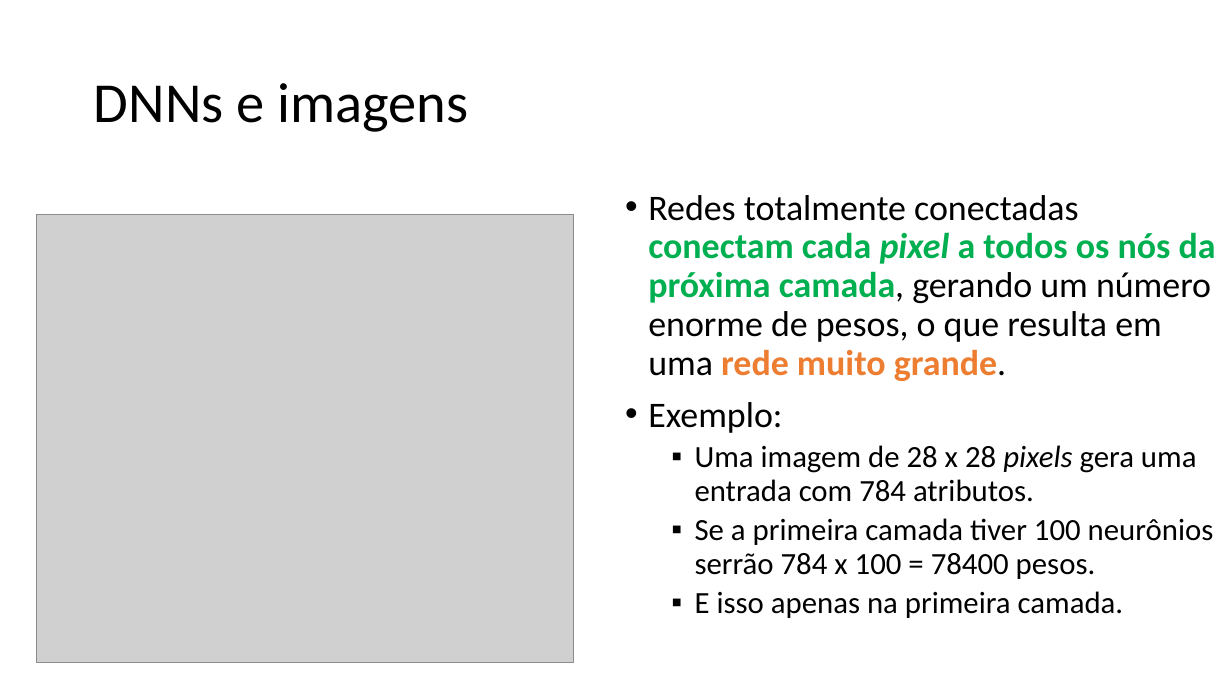
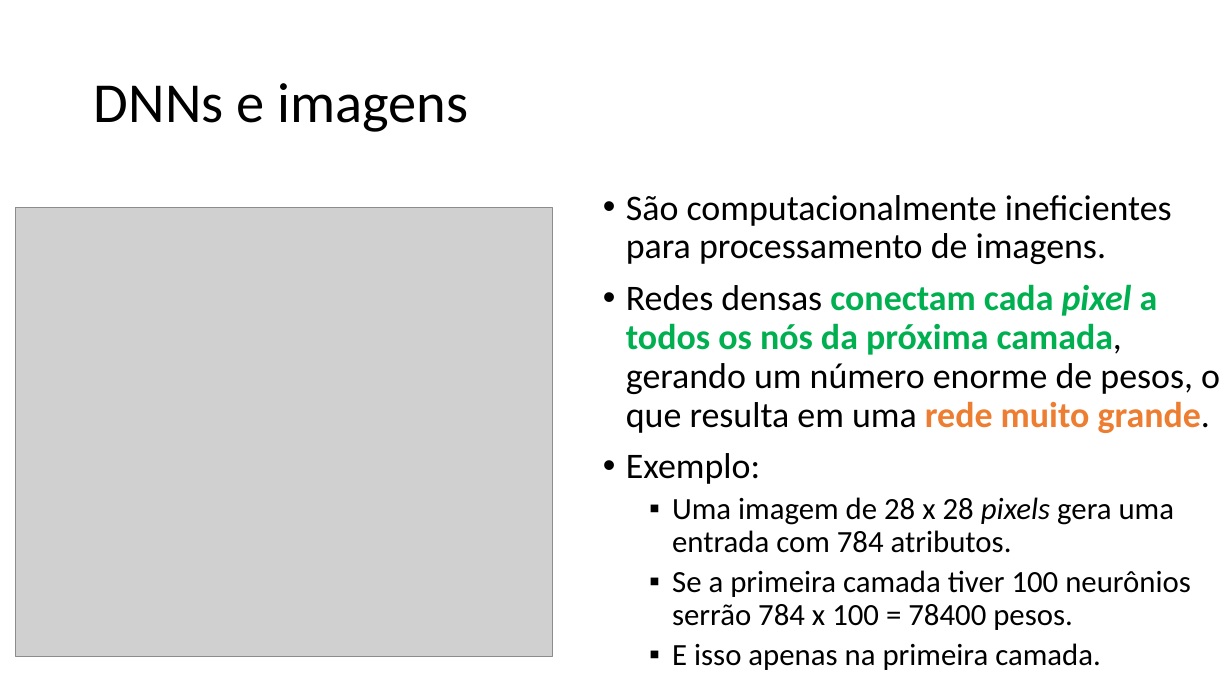
Before and after one commit to zz4fap/c24_inteligencia_artificial, a slide deck: slide 10 of slides/C24_CNN.pptx (slide 11 before the commit). Drawn at 1232x693 pixels with LibreOffice and Linux fonts; fonts in the diff are those of the drawing; grey boxes stand for pictures. Boxes give left, top, right and bottom in pixels: in the first picture for what was removed or moved away, otherwise in the second. Text is boxed around its words. In the diff, an @@ line names an element or a change of style, - is before the commit and + after.

```diff
--- a/slides/C24_CNN.pptx
+++ b/slides/C24_CNN.pptx
@@ picture: place and size @@
-picture at bbox=[37, 214, 574, 663]
+picture at bbox=[16, 208, 553, 656]
@@ text "São computacionalmente ineficientes para processamento ...": place and size @@
-text "São computacionalmente ineficientes para processamento ..." at bbox=[648, 195, 1216, 618]
+text "São computacionalmente ineficientes para processamento ..." at bbox=[626, 195, 1220, 670]
@@ text at bbox=[626, 195, 1220, 433]: text changed @@
-• Redes totalmente conectadas conectam cada pixel a todos os nós da próxima camada, gerando um número enorme de pesos, o que resulta em uma rede muito grande.
+• São computacionalmente ineficientes para processamento de imagens.
+• Redes densas conectam cada pixel a todos os nós da próxima camada, gerando um número enorme de pesos, o que resulta em uma rede muito grande.
```
Also in this commit, not shown: 22 other slides changed, 1 slide removed.
